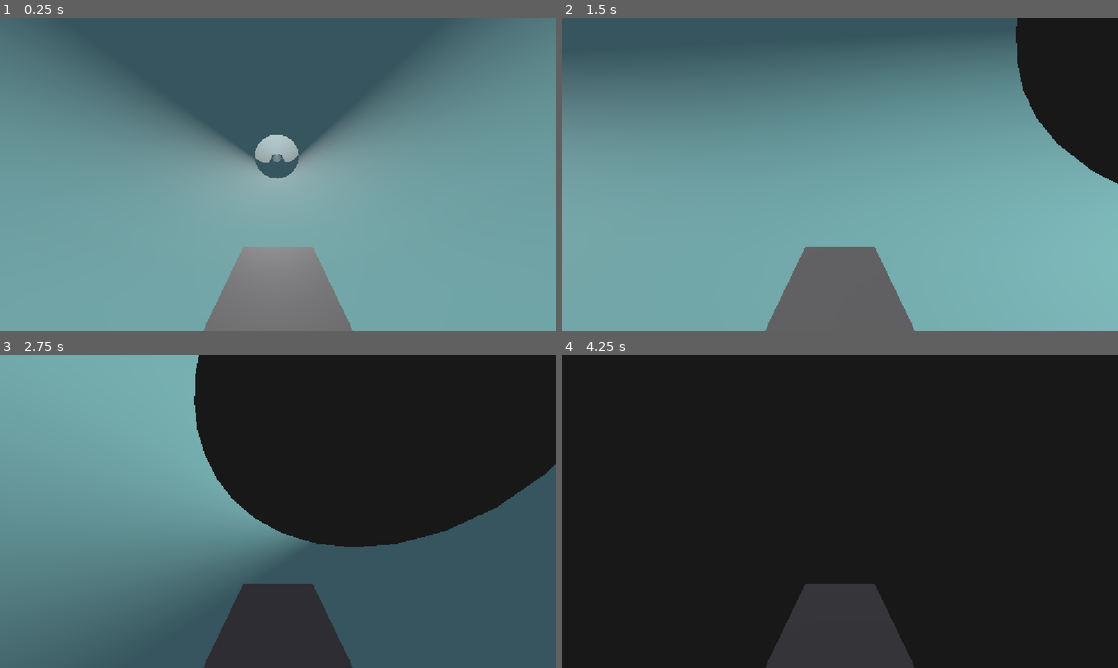
Above: before the commit, frames 1-4 (two rows, left to right).
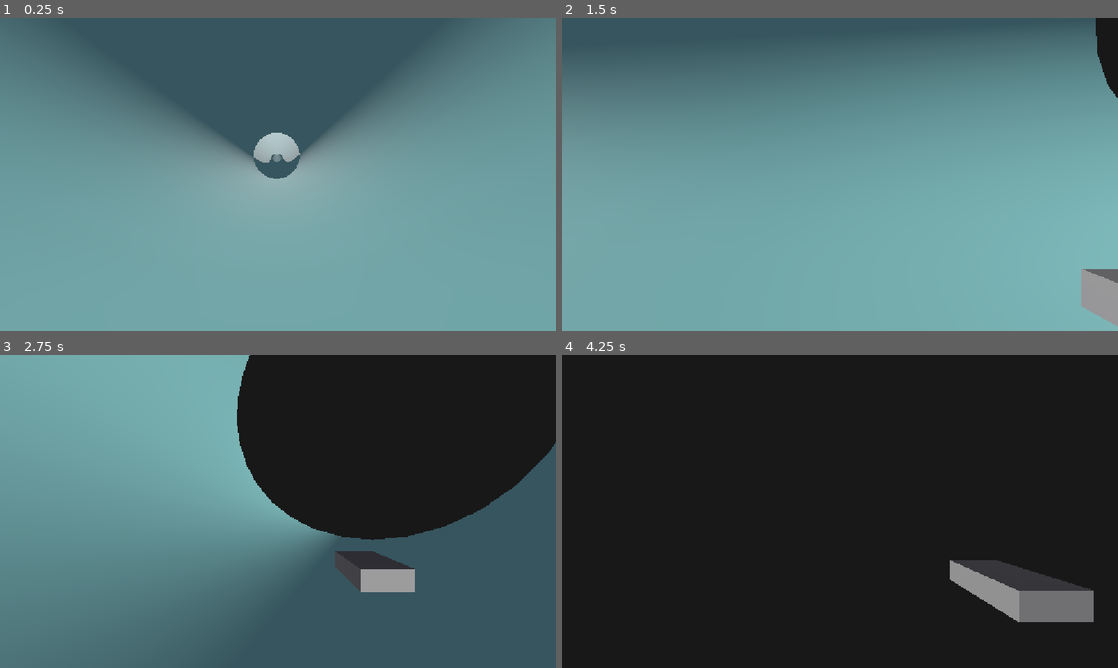
Above: after the commit, the same moments.

Repository: eternaldensity/pipe-survivor
Game: Godot game, scene res://main.tscn
The game is run twice, just before and just after one commit, with the same random seed, the same clock (stepped at 60 frames per second) and the same inputs.
Inputs:
- Up to frame 1 (0.25 s): no input
- Up to frame 2 (1.5 s): hold Right (ui_right) 0.53-1.28 s; hold Down (ui_down) from 1.28 s (still down)
- Up to frame 3 (2.75 s): release Down (ui_down) at 2.03 s; hold Right (ui_right) from 2.03 s (still down)
- Up to frame 4 (4.25 s): release Right (ui_right) at 2.78 s; hold Up (ui_up) 2.78-3.53 s; hold Left (ui_left) from 3.53 s (still down)

The runs differ from the first frame. In frame 1, 5.4% of the frame differs, in the area x 36-64%, y 36-100%; in frame 2, 13%, in the area x 36-100%, y 0-100%; in frame 3, 12%; in frame 4, 8.7%.

Commit message:
Camera: smooth lag and look-ahead along tube axis

Diff:
--- a/vehicle.gd
+++ b/vehicle.gd
@@ -12,7 +12,15 @@
 var tube_radius     := 10.0
 var steering_amount := 0.0
 
+var _camera        : Camera3D = null
+var _cam_pos       := Vector3(0.0, 1.5, 2.5)
+var _cam_basis     := Basis.IDENTITY
+var _cam_ready     := false
+
 @export var network : PipeNetwork
+
+func _ready() -> void:
+	_camera = get_node_or_null("Camera3D")
 
 
 func _outward_from(props: Dictionary) -> Vector3:
@@ -92,6 +100,24 @@
 	move_and_slide()
 
 
+func _process(delta: float) -> void:
+	if _camera == null:
+		return
+	# Smooth camera: lag behind the vehicle, look slightly ahead along the
+	# tube axis, and keep the roll from the surface normal.
+	var base_offset := Vector3(0.0, 1.5, 2.5)
+	var local_lookahead := global_transform.basis.inverse() * tube_axis * 4.0
+	var target_pos := base_offset + local_lookahead
+	var target_basis := Basis.IDENTITY
+	if not _cam_ready:
+		_cam_pos = target_pos
+		_cam_basis = target_basis
+		_cam_ready = true
+	else:
+		_cam_pos = _cam_pos.lerp(target_pos, clampf(delta * 6.0, 0.0, 1.0))
+		_cam_basis = _cam_basis.slerp(target_basis, clampf(delta * 6.0, 0.0, 1.0))
+	_camera.transform = Transform3D(_cam_basis, _cam_pos)
+
 func _flatten_to_surface(up: Vector3, delta: float) -> void:
 	var fwd := -global_transform.basis.z
 	fwd = fwd - fwd.dot(up) * up
